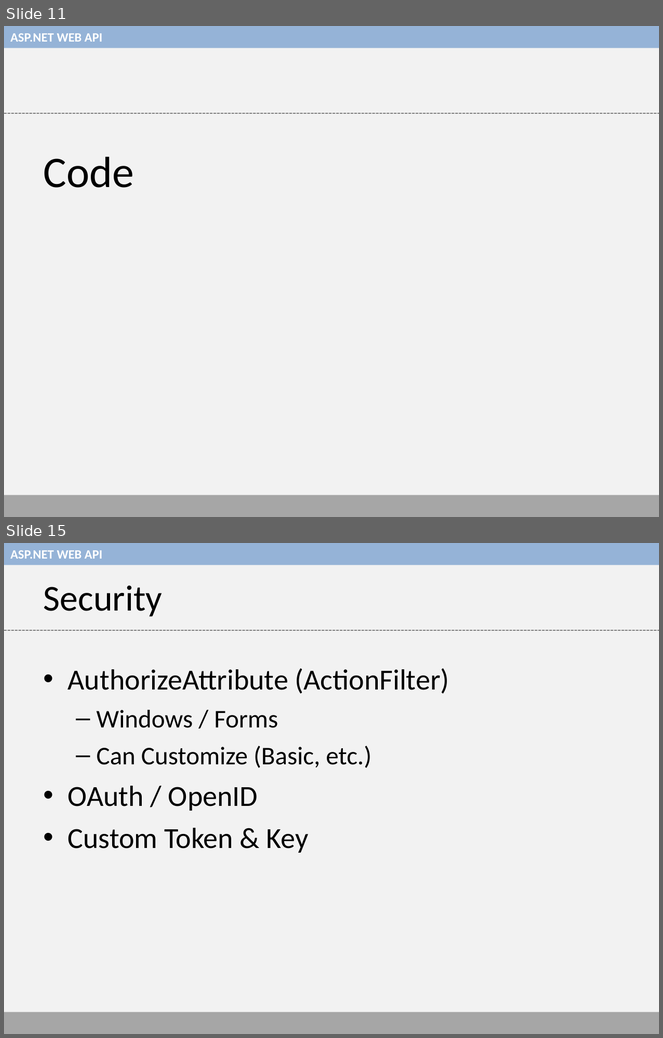
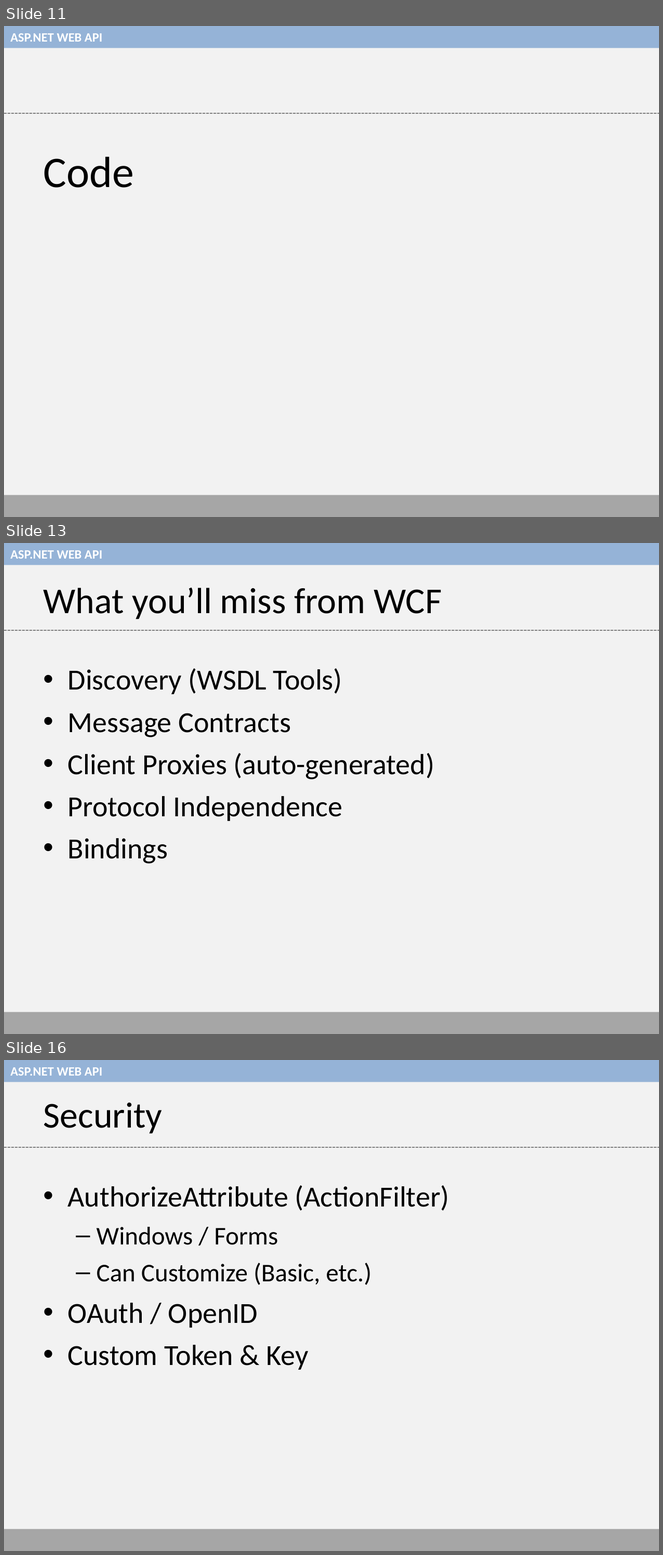
Before and after one commit to thaslam/hartford-code-camp-5, a slide deck: web-api-presentation.ppt. Shown one above the other, each under a label of ours: slides 11 and 15 before the commit, slides 11, 13 and 16 after it; the slides between them are not shown. The pictures are 663x1038 and 663x1555 pixels, drawn with LibreOffice and Linux fonts; fonts in the diff are those of the drawing. Boxes give left, top, right and bottom in pixels: in the first picture for what was removed or moved away, otherwise in the second. Text is boxed around its words. In the diff, an @@ line names an element or a change of style, - is before the commit and + after.

```diff
--- a/web-api-presentation.ppt
+++ b/web-api-presentation.ppt
@@ slide 13 added at (4,543,659,1034), background #F2F2F2; not listed: 3 template elements that a slide beside it also shows @@
@@ title added at (43,588,442,619), 40 pt, text #000000 @@
+What you’ll miss from WCF
@@ text added at (68,668,435,864), 32 pt, text #000000 @@
+• Discovery (WSDL Tools)
+• Message Contracts
+• Client Proxies (auto-generated)
+• Protocol Independence
+• Bindings
@@ what was slide 15 is now slide 16 @@
```
Also in this commit, not shown: 8 slides changed.
